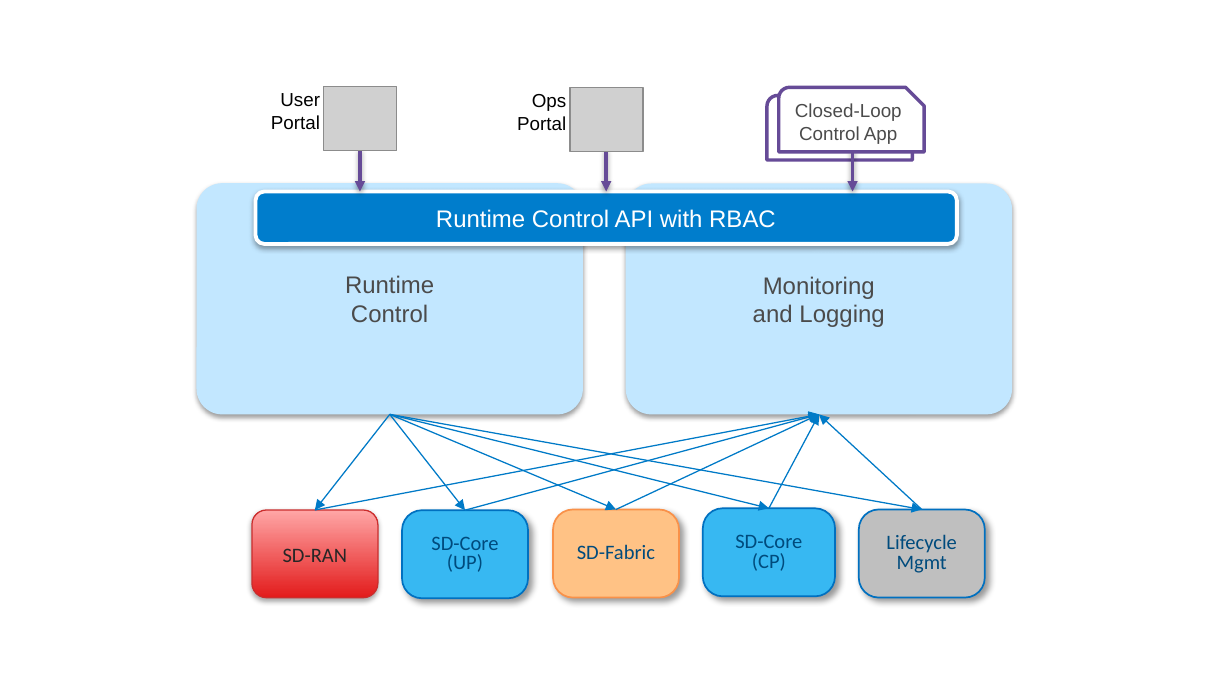
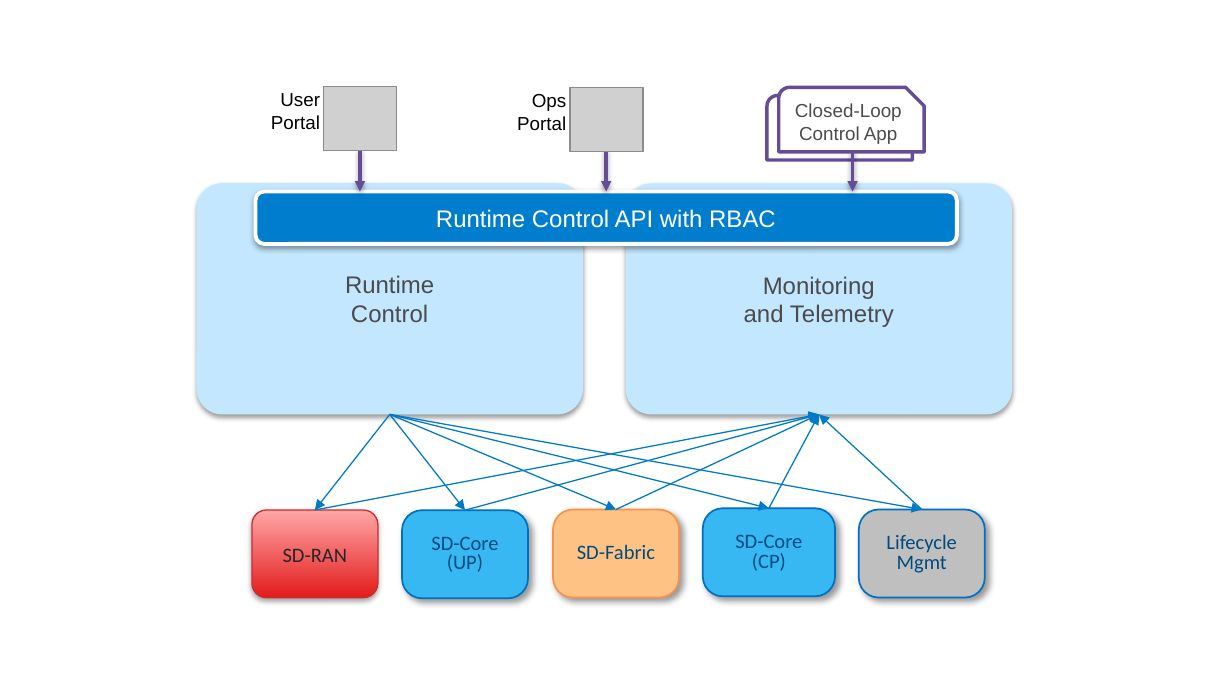
Before and after one commit to SystemsApproach/ops, a slide deck: slide 17 of figures.pptx. Drawn at 1232x693 pixels with LibreOffice and Linux fonts; fonts in the diff are those of the drawing; grey boxes stand for pictures. Boxes give left, top, right and bottom in pixels: in the first picture for what was removed or moved away, otherwise in the second. Text is boxed around its words. In the diff, an @@ line names an element or a change of style, - is before the commit and + after.

```diff
--- a/figures.pptx
+++ b/figures.pptx
@@ text in rounded rectangle at (744, 304, 894, 327): text changed @@
-and Logging
+and Telemetry
```
Also in this commit, not shown: 3 other slides changed, 10 other files.
